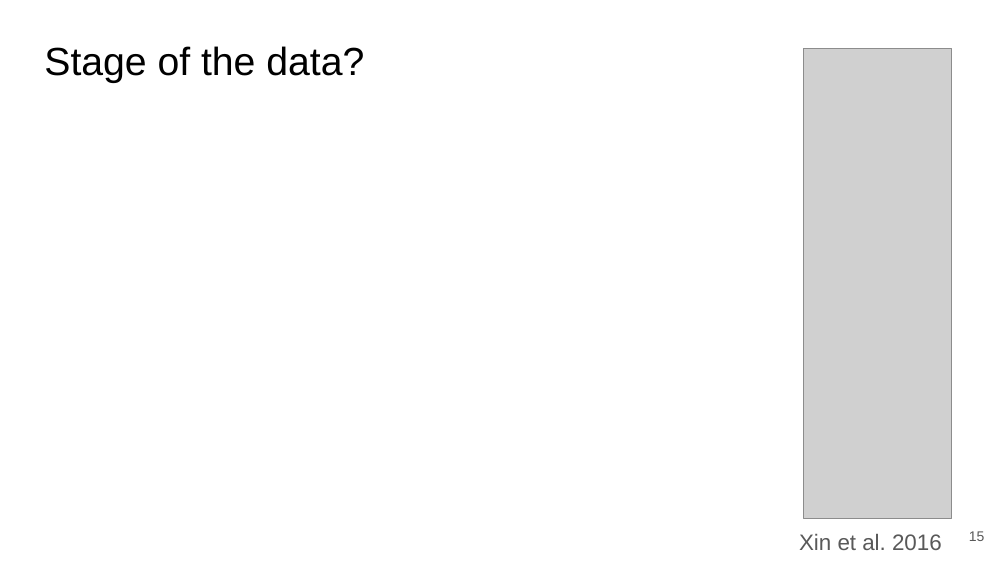
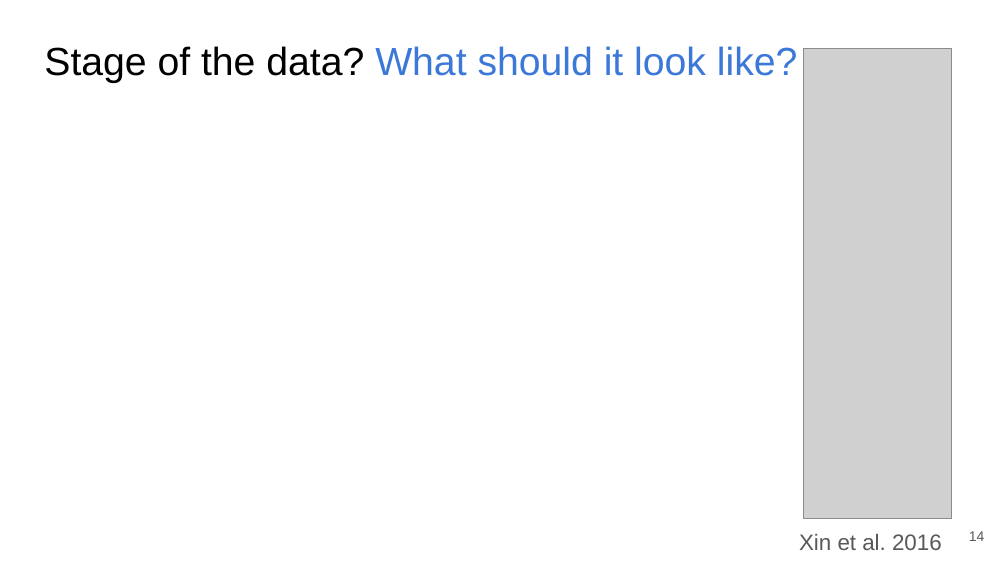
Before and after one commit to SuLab/Applied-Bioinformatics, a slide deck: slide 14 of Lectures/B5.b_R-DESeq2Figs.pptx (slide 15 before the commit). Drawn at 1008x567 pixels with LibreOffice and Linux fonts; fonts in the diff are those of the drawing; grey boxes stand for pictures. Boxes give left, top, right and bottom in pixels: in the first picture for what was removed or moved away, otherwise in the second. Text is boxed around its words. In the diff, an @@ line names an element or a change of style, - is before the commit and + after.

```diff
--- a/Lectures/B5.b_R-DESeq2Figs.pptx
+++ b/Lectures/B5.b_R-DESeq2Figs.pptx
@@ title at [44,46,798,83]: text changed; text colour #000000 to #3C78D8 @@
-Stage of the data?
+Stage of the data? What should it look like?
@@ page number at [969,531,985,541]: text changed @@
-15
+14
```
Also in this commit, not shown: 4 other slides changed, 1 slide removed, 3 other files.
